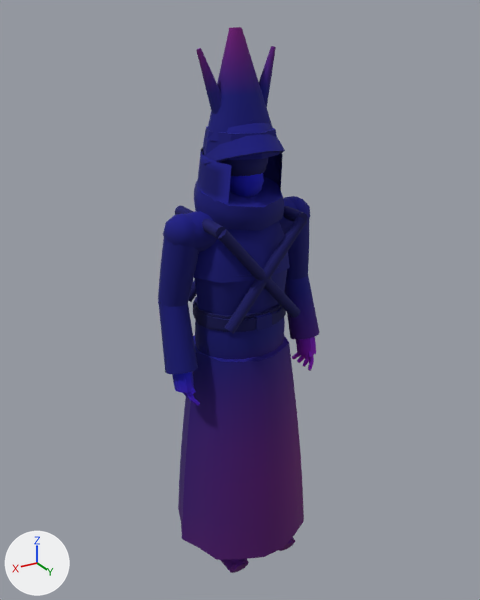
Two versions of the glTF model assets/kit/skel_precentress.glb, one commit apart.
One viewpoint serves both versions: a 50 mm lens placed at (1.17, 1.948, 2.08), pointed at (-0.015, -0.027, 1.092). The axes (+X, +Y, +Z) are drawn at lower left. The lights are the same throughout. The older version comes first. Vertices at exactly the same position are counted once.

Names of what the first picture shows: 'precentress'.
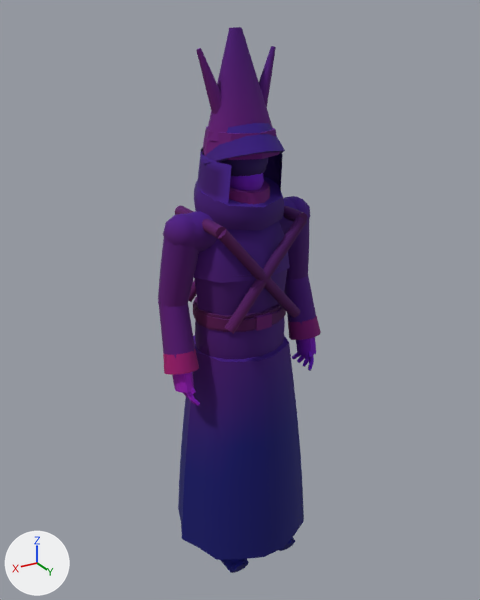
Changed parts and their boxes (x1, y1, x2, y2) in the pictures (480 x 600 px):
'precentress', reshaped: before (158, 27, 320, 573); after (158, 27, 321, 573)
part 1 of me_precentress, added: after (288, 316, 321, 340)
part 2 of me_precentress, added: after (163, 349, 199, 375)
part 3 of me_precentress, added: after (229, 181, 270, 204)
part 4 of me_precentress, recoloured: (158, 27, 316, 573) in both

What changed in the scene script:
```text
Add mat_m_gild:
    mat_m_gild = bpy.data.materials.new('M_gild')
    # nodes: BsdfPrincipled, Mix, OutputMaterial, VertexColor
    # colours: yellow #eacb81, mixed with the vertex colours
Change me_precentress:
    used by ob_precentress; location = (0.0, 0.0, 0.0)
    remove me_precentress.from_pydata(...)  # 3051 vertices, 5788 faces; spans x -0.33..0.33, y -0.26..0.26, z 0.0..2.04
    add me_precentress.from_pydata(...)  # 3165 vertices, 6004 faces; spans x -0.34..0.34, y -0.26..0.26, z 0.0..2.04
    me_precentress part 1: the loose piece of 36 vertices spanning x -0.16..-0.07, y -0.08..0.03, z 0.01..0.11 is copied, and the copy is multiplied about its middle by the matrix ((1.323, 0.015, 0.028), (0.0, 1.097, -0.261), (-0.055, 0.359, 0.681)), then moved by (-0.15, 0.06, 0.88), in mat_m_gild; it spans x -0.34..-0.21, y -0.03..0.11, z 0.89..0.99
    me_precentress part 2: the loose piece of 36 vertices spanning x 0.07..0.16, y -0.08..0.03, z 0.01..0.11 is copied, and the copy is multiplied about its middle by the matrix ((1.323, -0.015, -0.028), (0.0, 1.097, -0.261), (0.055, 0.359, 0.681)), then moved by (0.15, 0.06, 0.88), in mat_m_gild; it spans x 0.21..0.34, y -0.03..0.11, z 0.89..0.99
    me_precentress part 3: a new loose piece of 42 vertices spanning x -0.12..0.12, y -0.11..0.13, z 1.43..1.55, in mat_m_gild
    me_precentress part 4: 5719 kept faces spanning x -0.33..0.33, y -0.26..0.26, z 0.0..2.04 get new vertex colours
    add me_precentress.materials.append(mat_m_gild)
```
